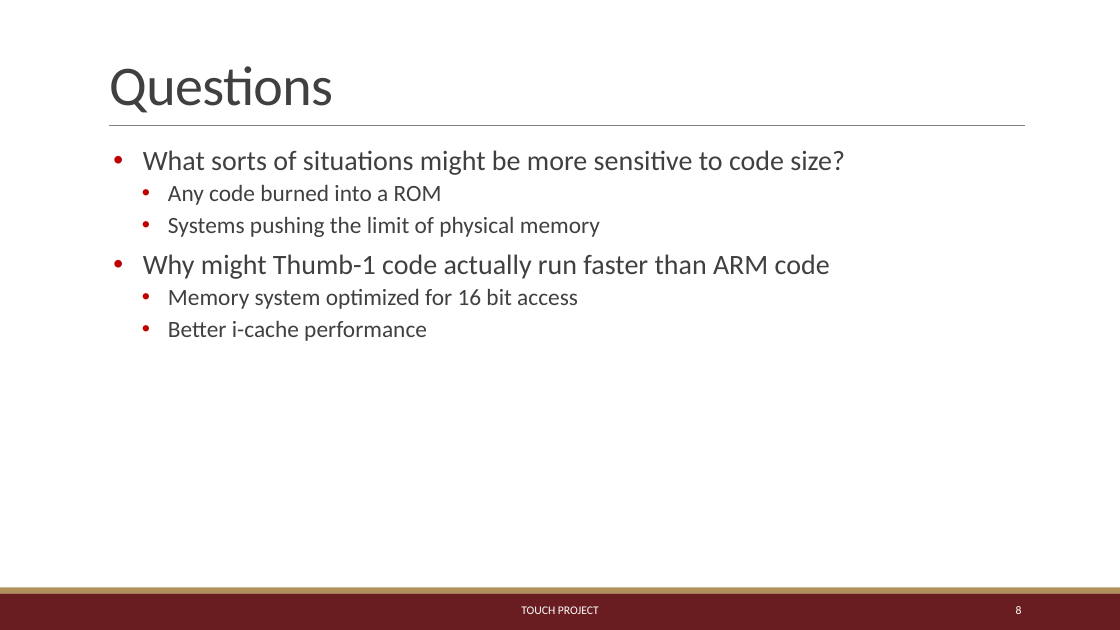
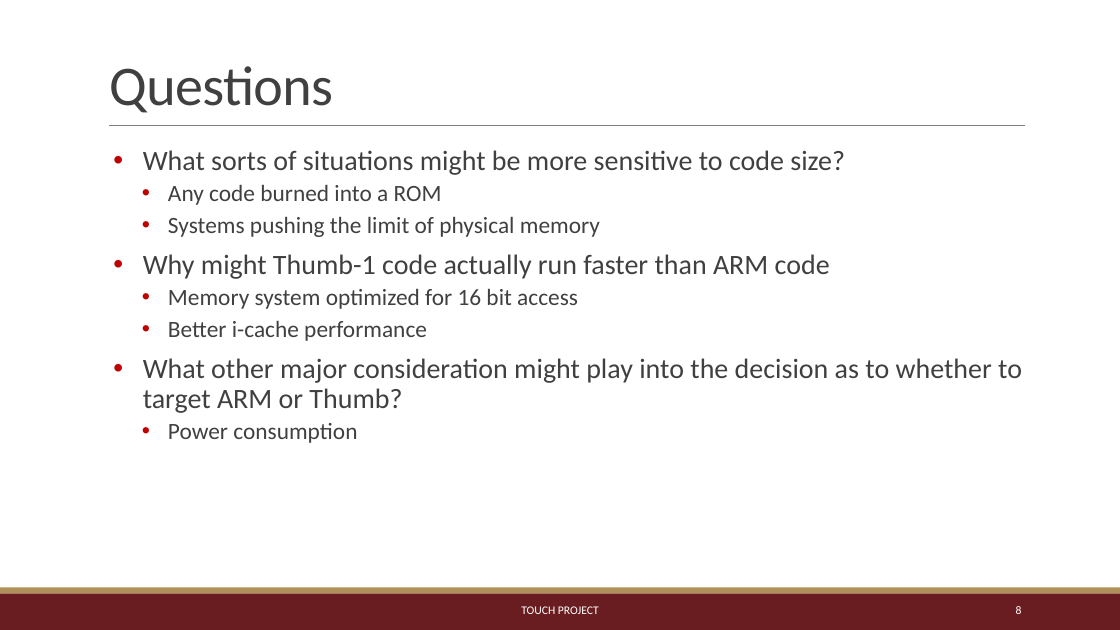
Before and after one commit to TeachingUndergradsCHC/modules, a slide deck: slide 8 of Architecture/arm_introduction/ARM/Thumb_intro.pptx. Drawn at 1120x630 pixels with LibreOffice and Linux fonts; fonts in the diff are those of the drawing. Boxes give left, top, right and bottom in pixels: in the first picture for what was removed or moved away, otherwise in the second. Text is boxed around its words. In the diff, an @@ line names an element or a change of style, - is before the commit and + after.

Commit message:
Minor updates

```diff
--- a/Architecture/arm_introduction/ARM/Thumb_intro.pptx
+++ b/Architecture/arm_introduction/ARM/Thumb_intro.pptx
@@ text at <box>143,358,1022,443</box>: paragraphs added @@
+• What other major consideration might play into the decision as to whether to target ARM or Thumb?
+  • Power consumption
```
